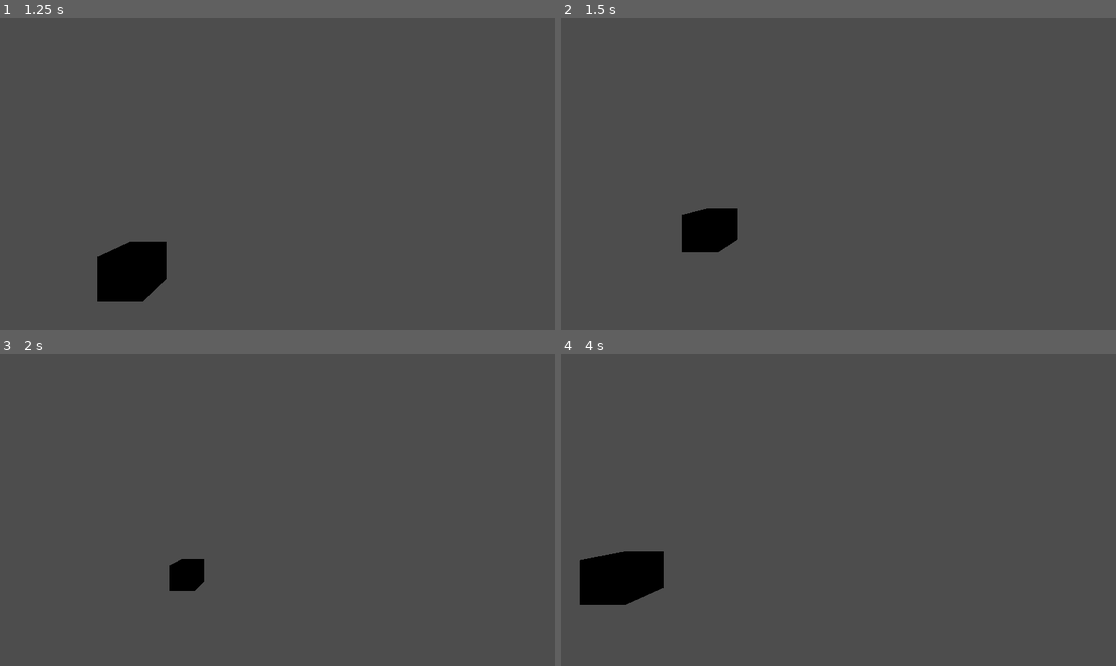
Above: before the commit, frames 1-4 (two rows, left to right).
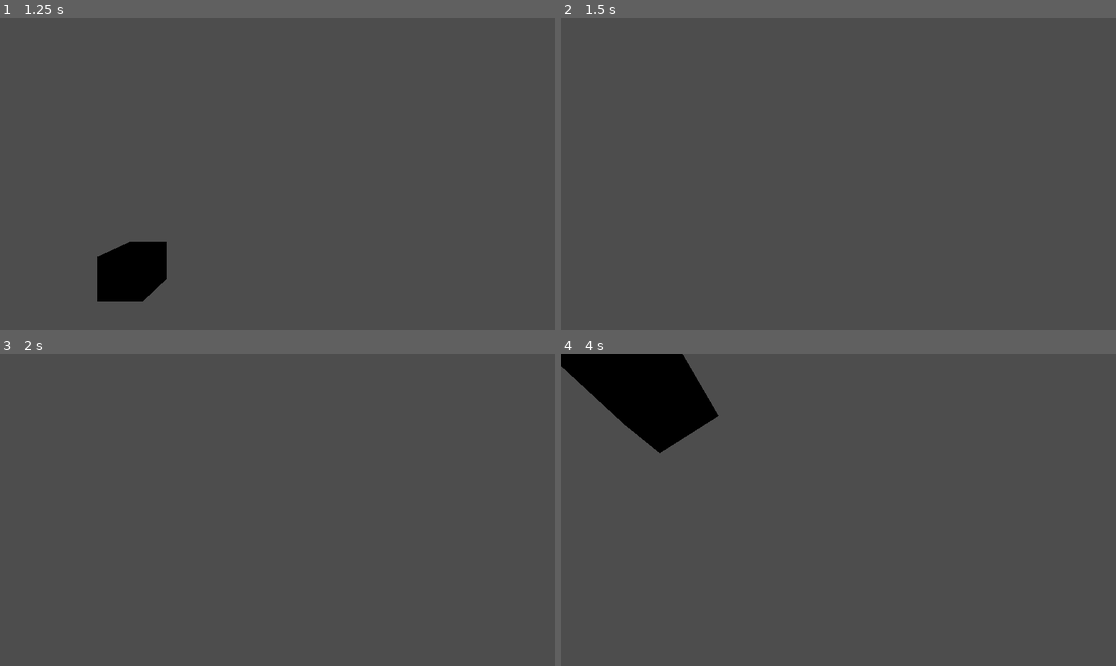
Above: after the commit, the same moments.

Repository: adrientremblay/ld58
Game: Godot game, scene res://scenes/main.tscn
Two runs of this game, one before a commit and one after it. Both use one fixed random seed, a clock stepped at 60 frames per second and the inputs below.
Inputs (mouse positions are in pixels of both pictures, inside the frame that each line leads up to):
- Up to frame 1 (1.25 s): tap Enter (ui_accept) at 0.5, 0.77 s; move the mouse to (399, 158) at 0.52 s; hold Right (ui_right) from 0.53 s (still down); click (399, 158) at 0.67 s
- Up to frame 2 (1.5 s): move the mouse to (727, 189) at 1.27 s; release Right (ui_right) at 1.28 s; hold Down (ui_down) from 1.28 s (still down); click (727, 189) at 1.42 s
- Up to frame 3 (2 s): keep holding Down (ui_down); tap Enter (ui_accept) at 1.52 s
- Up to frame 4 (4 s): move the mouse to (894, 441) at 2.02 s; release Down (ui_down) at 2.03 s; hold Right (ui_right) 2.03-2.78 s; click (894, 441) at 2.17 s; move the mouse to (810, 572) at 2.77 s; hold Up (ui_up) 2.78-3.53 s; click (810, 572) at 2.92 s; tap Enter (ui_accept) at 3.02, 3.77 s; move the mouse to (1005, 556) at 3.52 s; hold Left (ui_left) from 3.53 s (still down); click (1005, 556) at 3.67 s

Frame 1 is identical in both runs. In frame 2, 1.3% of the frame differs, in the area x 21-32%, y 61-76%; in frame 3, 0.6%; in frame 4, 7.6%, in the area x 0-29%, y 0-81%.

Commit message:
Got the mouse controls working for the player controller

Diff:
--- a/scenes/character_body_3d.gd
+++ b/scenes/character_body_3d.gd
@@ -1,9 +1,25 @@
 extends CharacterBody3D
 
-
+# Constants
 const SPEED = 5.0
 const JUMP_VELOCITY = 4.5
+const CAMERA_MAX_ANGLE = 80
+const CAMERA_MIN_ANGLE = -80
 
+# Children
+@onready var camera = $Camera3D
+
+func _unhandled_input(event: InputEvent):
+	if event is InputEventMouseButton:
+		Input.set_mouse_mode(Input.MOUSE_MODE_CAPTURED)
+	elif event.is_action_pressed("ui_cancel"):
+		Input.set_mouse_mode(Input.MOUSE_MODE_VISIBLE)
+
+	if Input.get_mouse_mode() == Input.MOUSE_MODE_CAPTURED:
+		if event is InputEventMouseMotion:
+			self.rotate_y(-event.relative.x * 0.01)
+			camera.rotate_x(-event.relative.y * 0.01)
+			camera.rotation.x = clamp(camera.rotation.x, deg_to_rad(CAMERA_MIN_ANGLE), deg_to_rad(CAMERA_MAX_ANGLE))
 
 func _physics_process(delta: float) -> void:
 	# Add the gravity.
